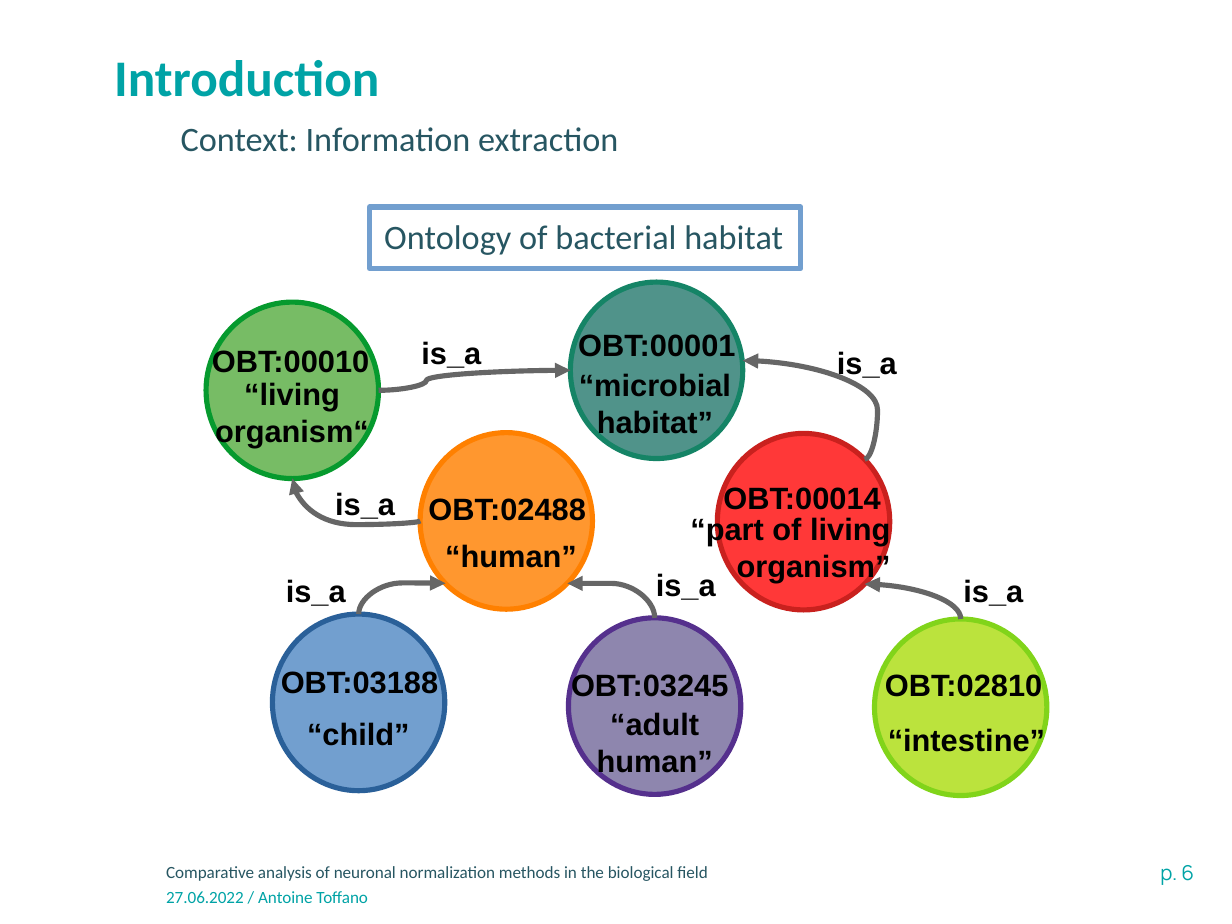
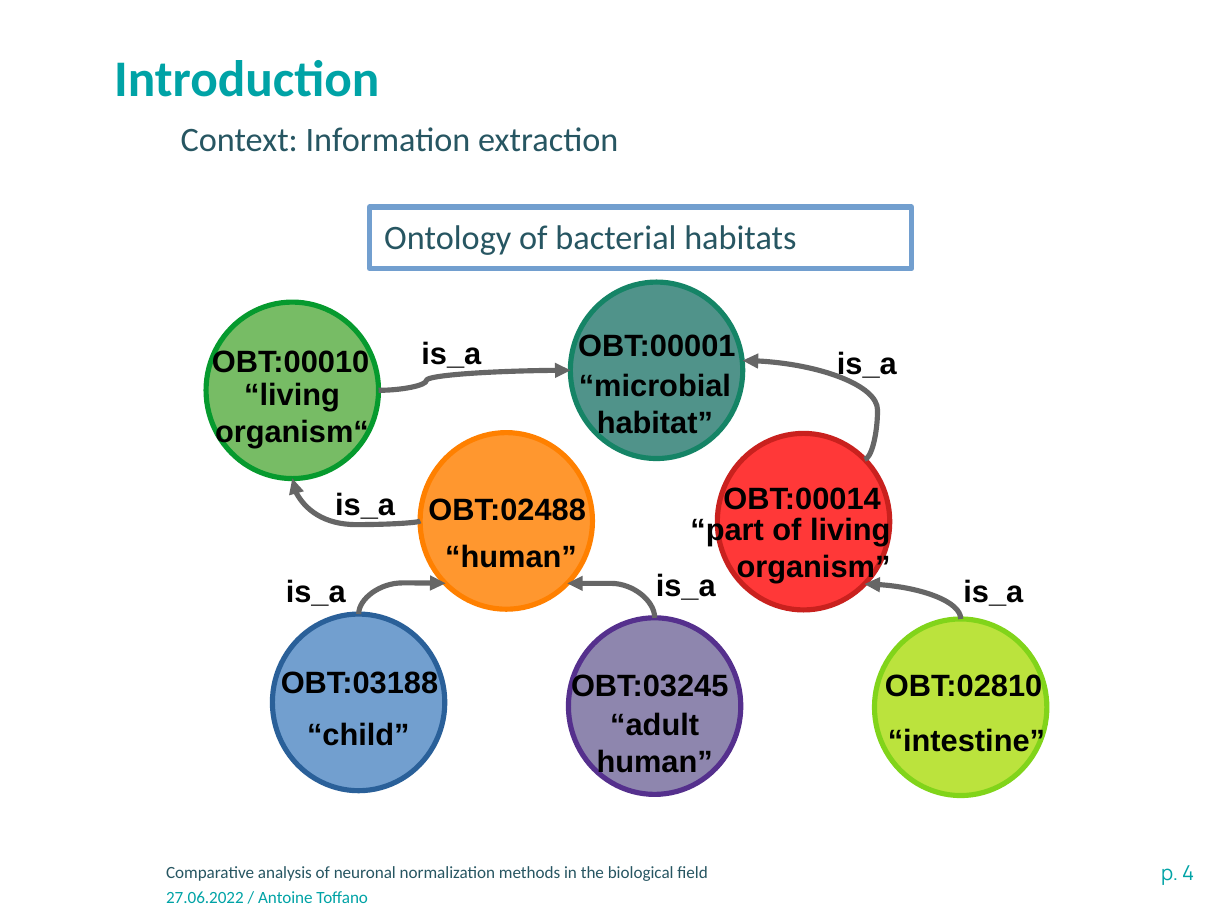
Before and after one commit to atoffano/entity-norm, a slide deck: slide 4 of Presentation-INRAE-format classique.odp (slide 6 before the commit). Drawn at 1232x924 pixels with LibreOffice and Linux fonts; fonts in the diff are those of the drawing; background and template pictures are left out. Boxes give left, top, right and bottom in pixels: in the first picture for what was removed or moved away, otherwise in the second. Text is boxed around its words. In the diff, an @@ line names an element or a change of style, - is before the commit and + after.

```diff
--- a/Presentation-INRAE-format classique.odp
+++ b/Presentation-INRAE-format classique.odp
@@ rectangle "Ontology of bacterial habitats": place and size @@
-rectangle "Ontology of bacterial habitats" at bbox=[370, 207, 801, 269]
+rectangle "Ontology of bacterial habitats" at bbox=[370, 207, 912, 269]
@@ text in rectangle at bbox=[384, 225, 796, 255]: text changed @@
-Ontology of bacterial habitat
+Ontology of bacterial habitats
@@ page number at bbox=[1161, 865, 1194, 885]: text changed @@
-p. 6
+p. 4
```
Also in this commit, not shown: 11 other slides changed, 4 slides added, 2 slides removed, 1 other file.
